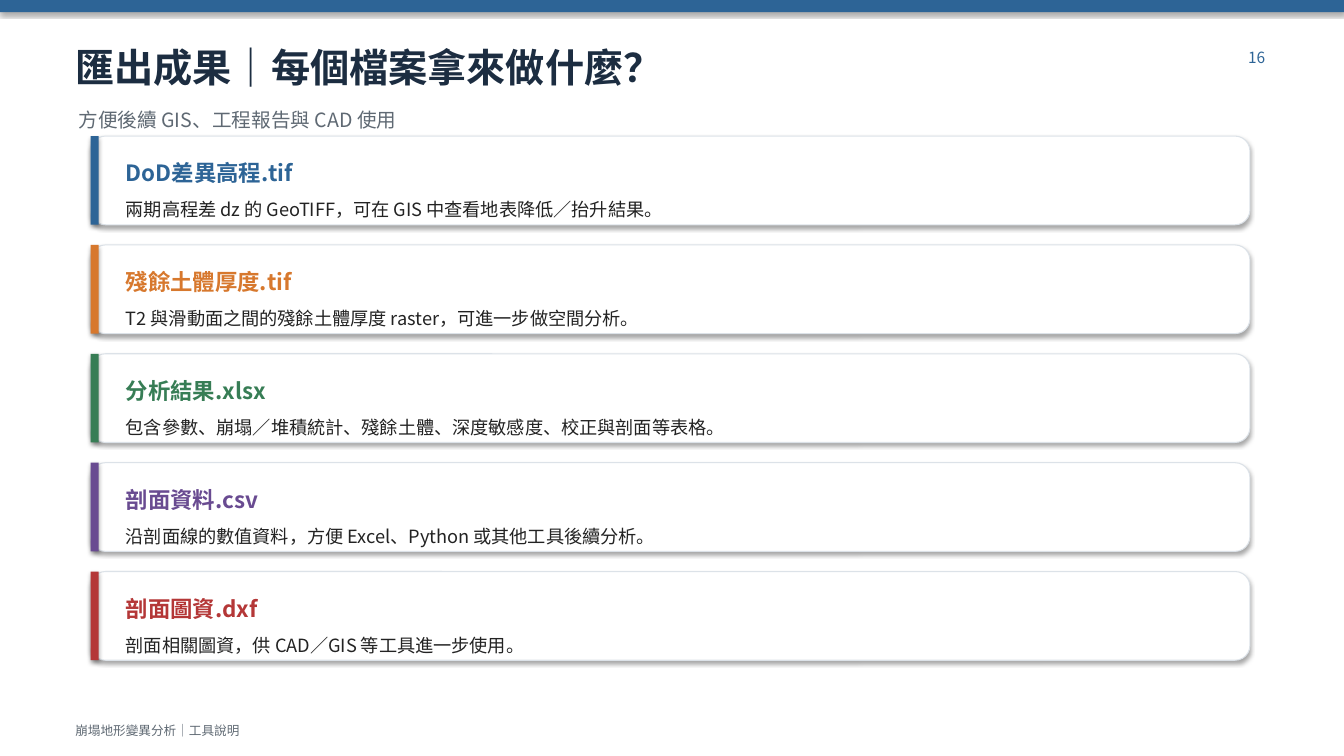
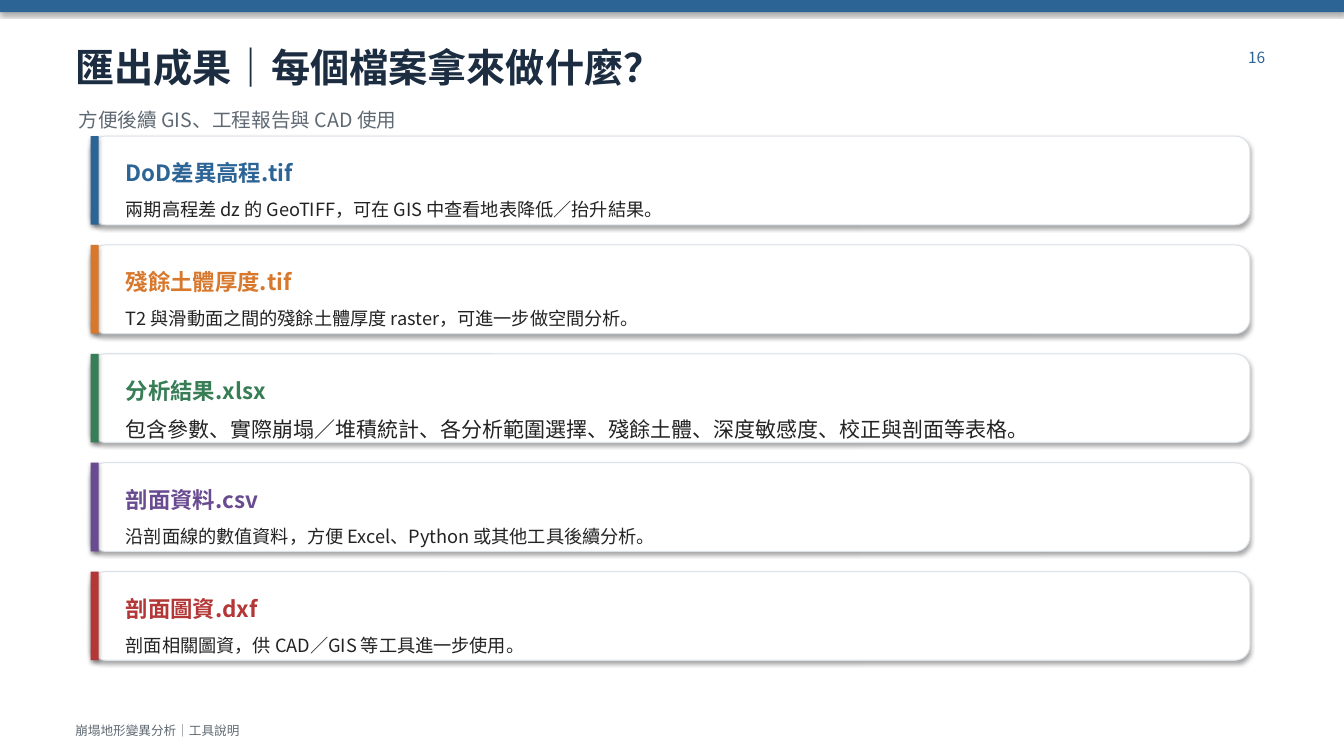
Before and after one commit to ax02tom2/landslide_dod, a slide deck: slide 17 of docs/崩塌地形變異分析_工具說明簡報.pptx. Drawn at 1344x756 pixels with LibreOffice and Linux fonts; fonts in the diff are those of the drawing. Boxes give left, top, right and bottom in pixels: in the first picture for what was removed or moved away, otherwise in the second. Text is boxed around its words. In the diff, an @@ line names an element or a change of style, - is before the commit and + after.

```diff
--- a/docs/崩塌地形變異分析_工具說明簡報.pptx
+++ b/docs/崩塌地形變異分析_工具說明簡報.pptx
@@ text at (126, 419, 1029, 439): text changed; size 13 to 15 pt @@
-包含參數、崩塌／堆積統計、殘餘土體、深度敏感度、校正與剖面等表格。
+包含參數、實際崩塌／堆積統計、各分析範圍選擇、殘餘土體、深度敏感度、校正與剖面等表格。
```
Also in this commit, not shown: 6 other slides changed.
